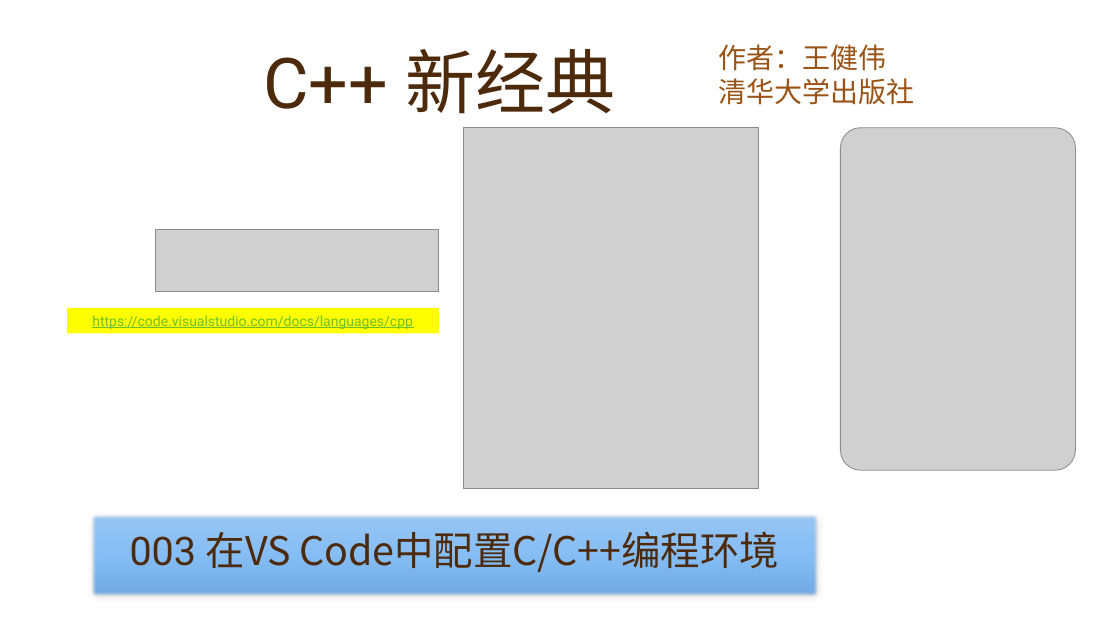
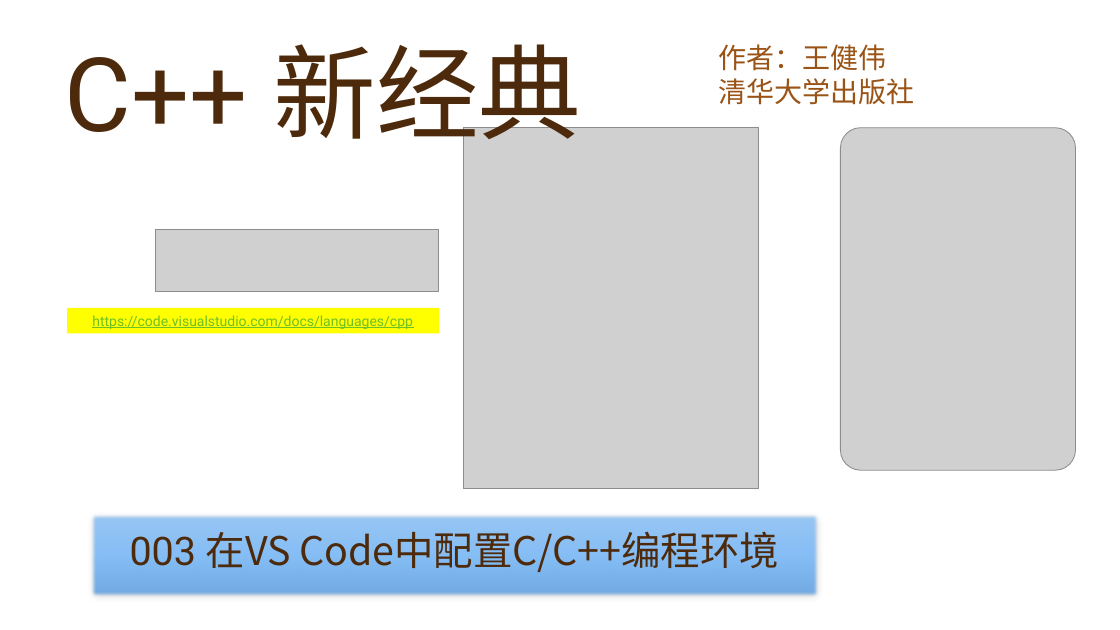
Before and after one commit to yasenstar/learn_cpp, a slide deck: slide 3 of cpp_new/C++ 新经典.pptx. Drawn at 1120x630 pixels with LibreOffice and Linux fonts; fonts in the diff are those of the drawing; grey boxes stand for pictures; background and template pictures are left out. Boxes give left, top, right and bottom in pixels: in the first picture for what was removed or moved away, otherwise in the second. Text is boxed around its words. In the diff, an @@ line names an element or a change of style, - is before the commit and + after.

```diff
--- a/cpp_new/C++ 新经典.pptx
+++ b/cpp_new/C++ 新经典.pptx
@@ title "C++ 新经典": place and size @@
-title "C++ 新经典" at <box>263,49,616,114</box>
+title "C++ 新经典" at <box>65,44,582,157</box>
@@ title "C++ 新经典" at <box>65,44,582,157</box>: size 60 to 88 pt @@
```
Also in this commit, not shown: 10 other slides changed, 1 slide added, 29 other files.
